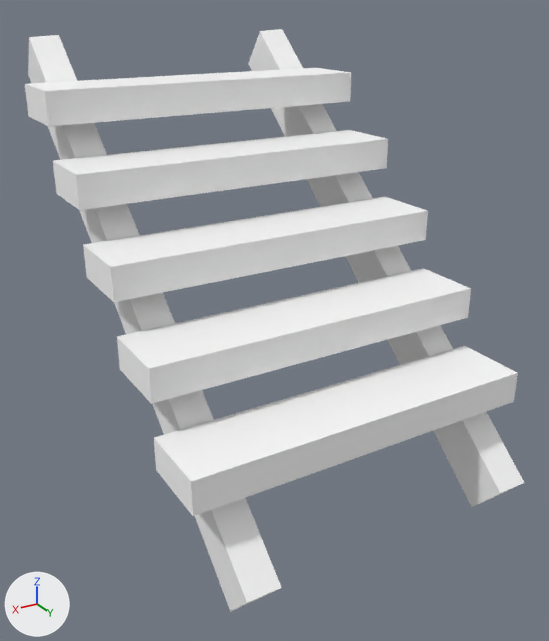
The glTF model assets/synty/simple_fantasy/models/SF_Prop_Human_Stairs.glb as it was, and as the next commit left it.
Before and after are seen from a 50 mm lens placed at (0.0277, 0.049, 0.0362), pointed at (-0.0004, 0.0021, 0.0128). Lighting does not change. The marker at lower left points along +X, +Y and +Z.

Objects in the first picture: 'SF_Prop_Human_Stairs'.
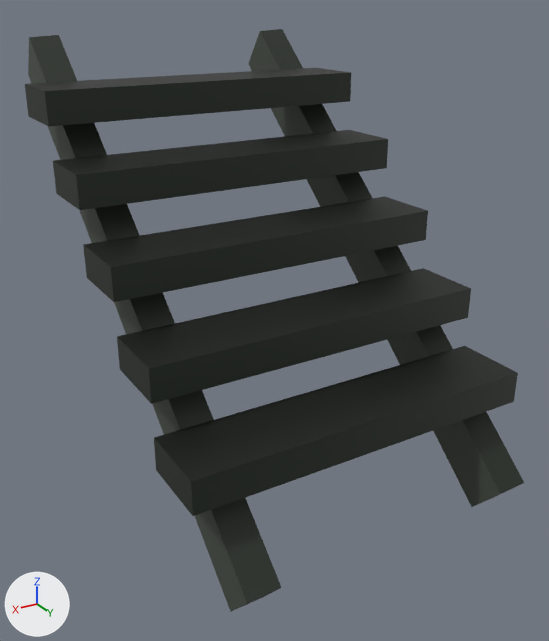
Where the change shows, as pixel boxes (x1, y1, x2, y2) in the pictures (549 x 641 px):
'SF_Prop_Human_Stairs', surface changed (white to black)
    both: (25, 29, 524, 611)

Diff of the bpy script that builds the scene:
```diff
--- a/assets/synty/simple_fantasy/models/SF_Prop_Human_Stairs.glb.py
+++ b/assets/synty/simple_fantasy/models/SF_Prop_Human_Stairs.glb.py
@@ img_undead_footman_01 @@
+img_undead_footman_01 = load_image('Undead_Footman_01', '_unpacked/Undead_Footman_01', 512, 512, 'sRGB')
@@ mat_lambert1 @@
 mat_lambert1 = principled_material('lambert1')
-mat_lambert1.base_color = (1.0, 1.0, 1.0)  # white #ffffff
+mat_lambert1.texture = img_undead_footman_01
 mat_lambert1.roughness = 0.553
```
